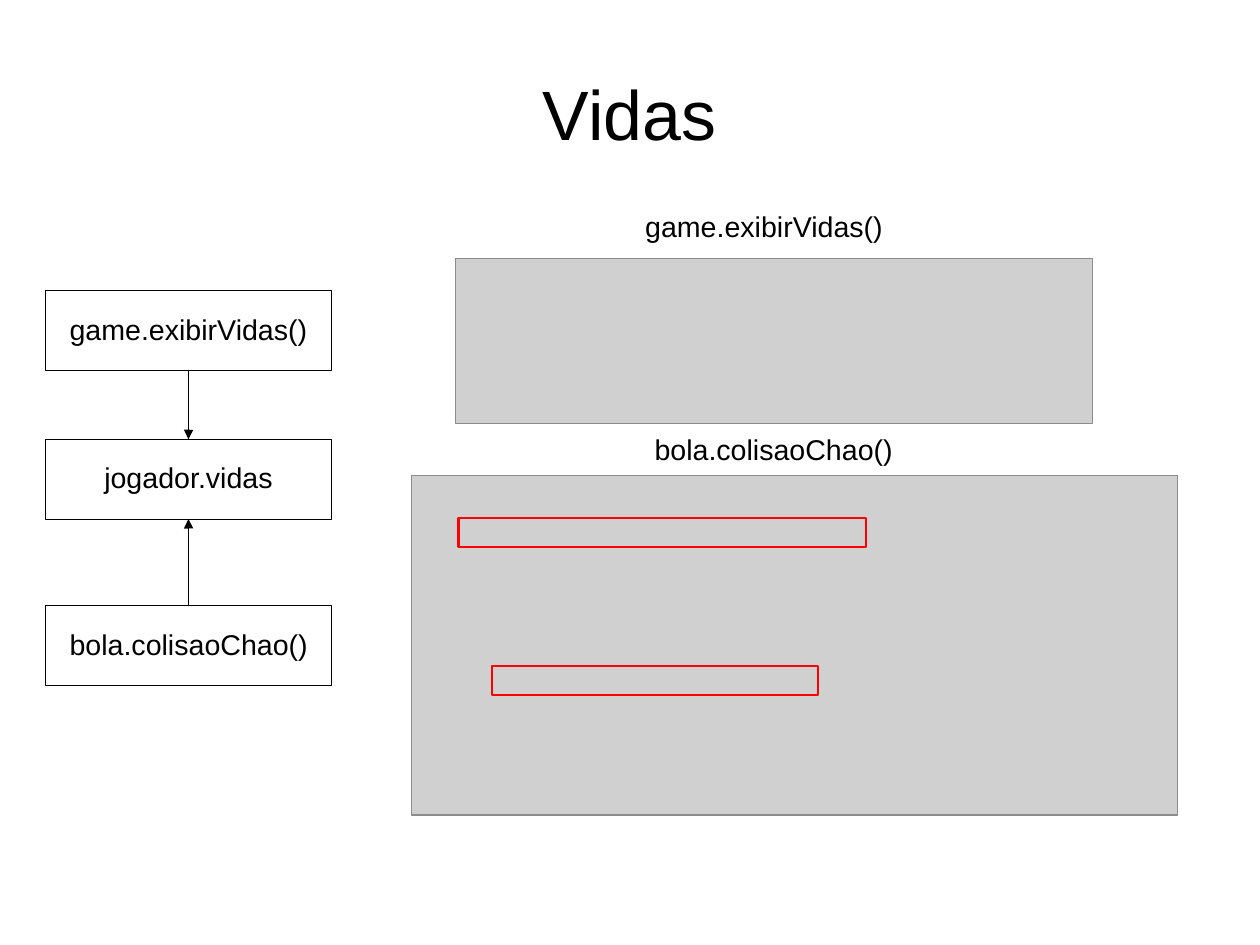
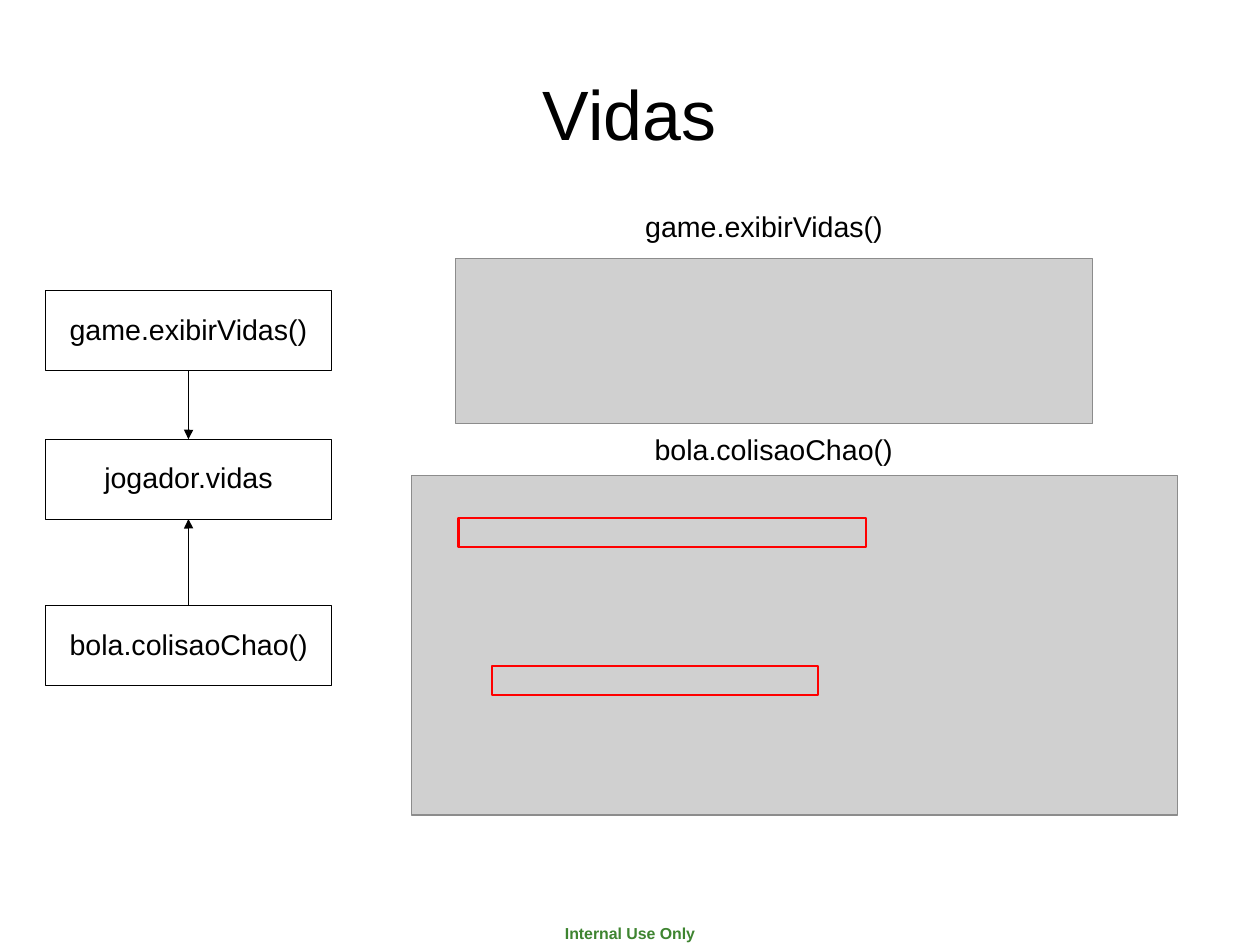
Before and after one commit to jucimarjr/posueagames, a slide deck: slide 4 of brunorichele/breakout/apres/breakout.ppt. Drawn at 1260x945 pixels with LibreOffice and Linux fonts; fonts in the diff are those of the drawing; grey boxes stand for pictures. Boxes give left, top, right and bottom in pixels: in the first picture for what was removed or moved away, otherwise in the second. Text is boxed around its words. In the diff, an @@ line names an element or a change of style, - is before the commit and + after.

```diff
--- a/brunorichele/breakout/apres/breakout.ppt
+++ b/brunorichele/breakout/apres/breakout.ppt
@@ text added at (565, 927, 695, 943), 10 pt, text #3E8430, bold @@
+Internal Use Only
```
Also in this commit, not shown: 5 other slides changed, 1 slide added.
